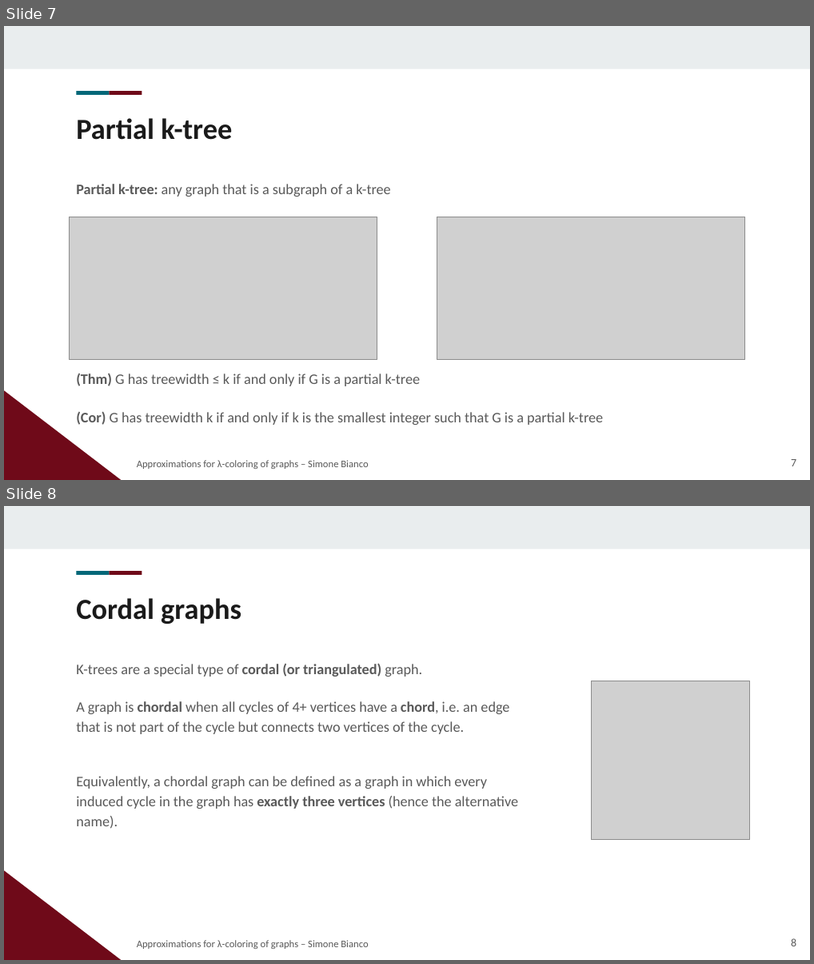
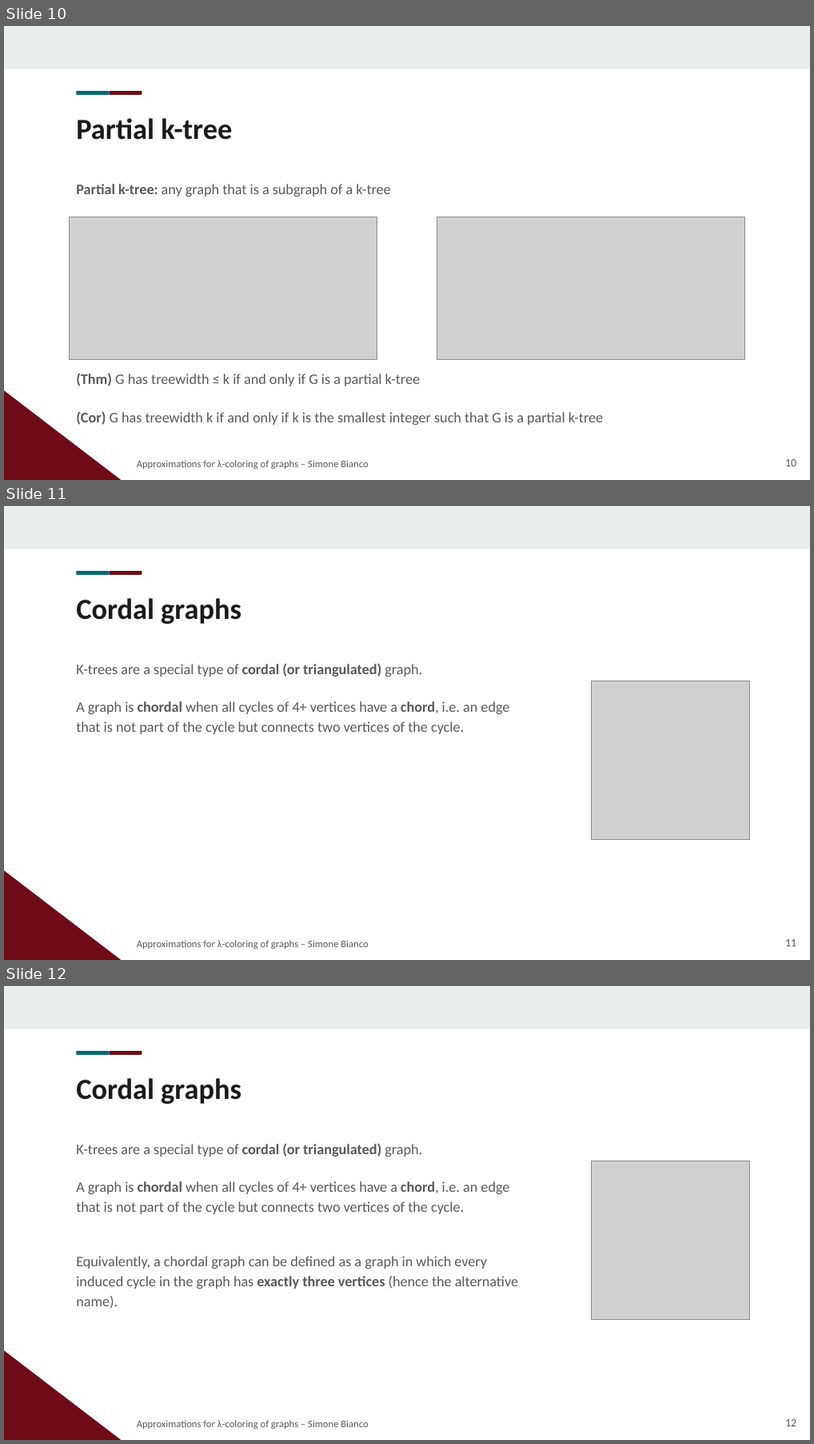
Before and after one commit to Exyss/university-notes, a slide deck: Presentations/Lambda Coloring/slides.odp. Shown one above the other, each under a label of ours: slides 7 and 8 before the commit, slides 10, 11 and 12 after it. The pictures are 814x964 and 814x1444 pixels, drawn with LibreOffice and Linux fonts; fonts in the diff are those of the drawing; grey boxes stand for pictures; background and template pictures are left out. Boxes give left, top, right and bottom in pixels: in the first picture for what was removed or moved away, otherwise in the second. Text is boxed around its words. In the diff, an @@ line names an element or a change of style, - is before the commit and + after.

```diff
--- a/Presentations/Lambda Coloring/slides.odp
+++ b/Presentations/Lambda Coloring/slides.odp
@@ slide 11 added at [4, 506, 810, 960], background #FFFFFF; not listed: 4 template elements that a slide beside it also shows @@
@@ title added at [76, 598, 242, 624], 26 pt, text #1A1A1A, bold @@
+Cordal graphs
@@ text added at [76, 663, 510, 734], 13 pt, text #595959 @@
+K-trees are a special type of cordal (or triangulated) graph.
+A graph is chordal when all cycles of 4+ vertices have a chord, i.e. an edge that is not part of the cycle but connects two vertices of the cycle.
@@ picture added at [591, 681, 750, 840] @@
@@ text added at [137, 940, 368, 948], 9 pt, text #595959 @@
+Approximations for λ-coloring of graphs – Simone Bianco
@@ page number added at [786, 939, 797, 946], 10 pt, text #595959 @@
+11
@@ what was slide 7 is now slide 10 @@
@@ page number at [786, 459, 797, 466]: text changed @@
-7
+10
@@ what was slide 8 is now slide 12 @@
@@ page number at [786, 1419, 797, 1426]: text changed @@
-8
+12
```
Also in this commit, not shown: 4 slides changed, 11 other slides added, 3 other files.
